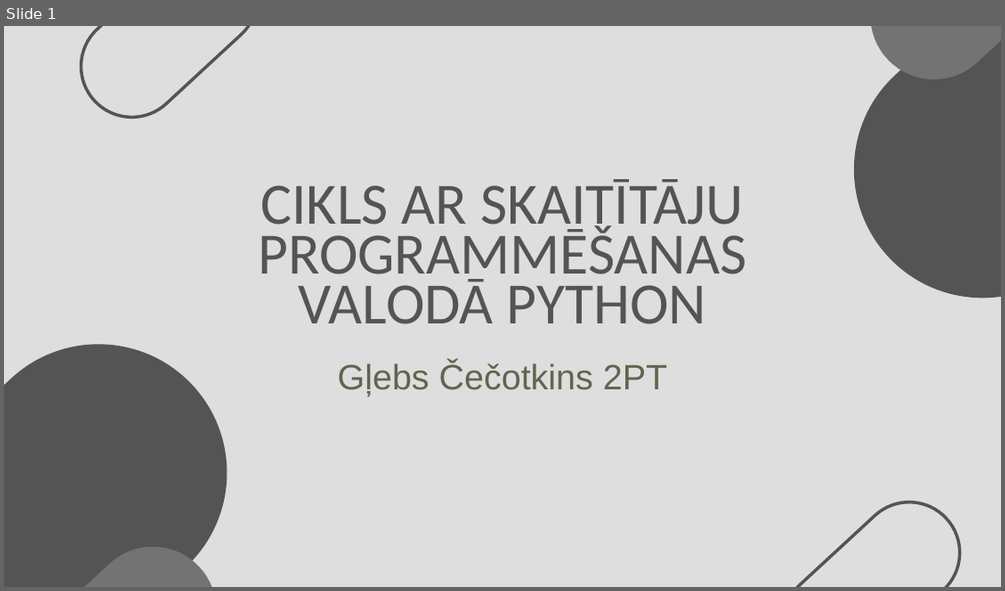
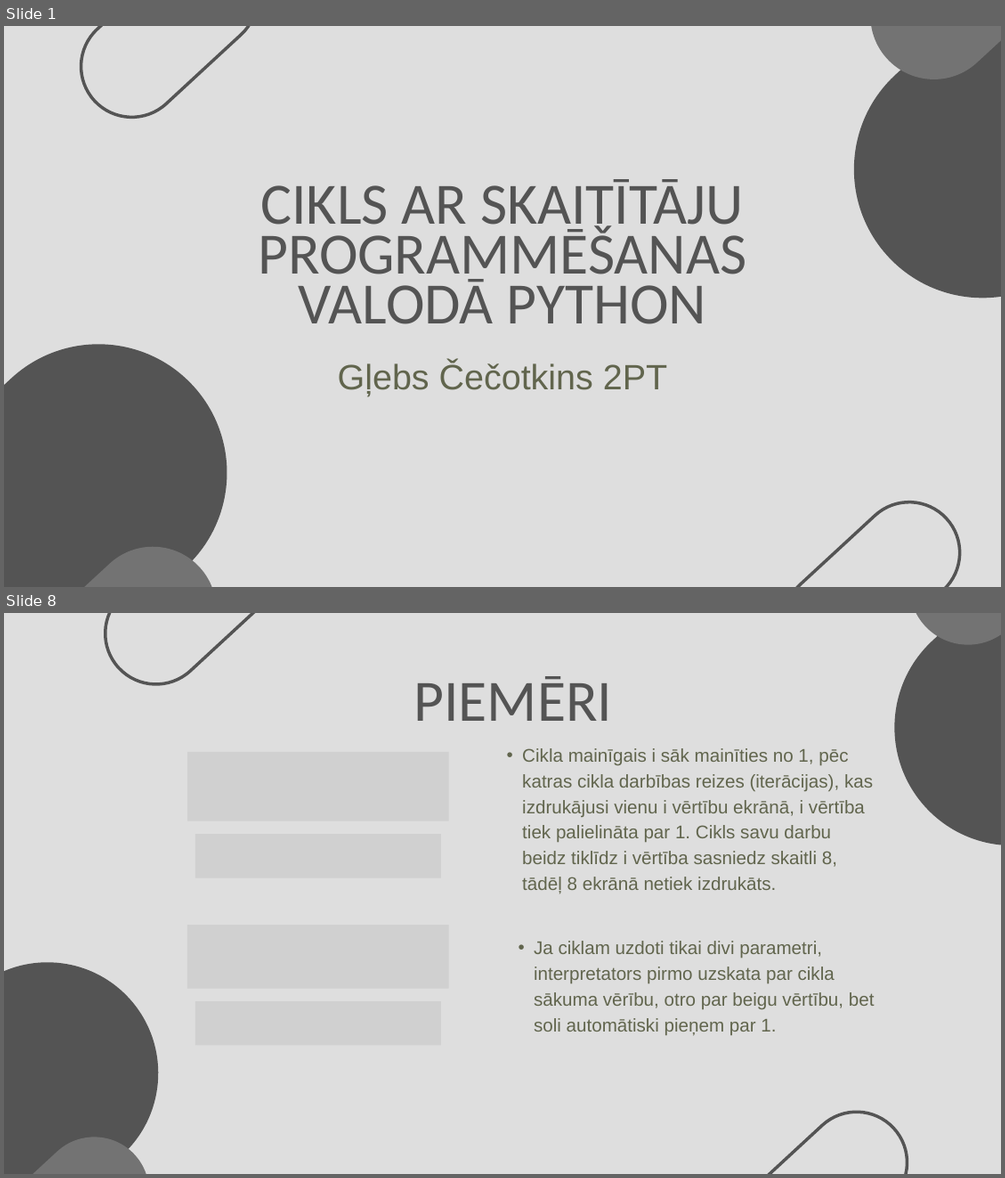
Before and after one commit to 123gleb123/Cecotkins_Eksamens2, a slide deck: Cikls ar skaitītāju programmēšanas valodā Python.pptx. Shown one above the other, each under a label of ours: slide 1 before the commit, slides 1 and 8 after it; the slides between them are not shown. The pictures are 1005x591 and 1005x1178 pixels, drawn with LibreOffice and Linux fonts; fonts in the diff are those of the drawing; grey boxes stand for pictures. Boxes give left, top, right and bottom in pixels: in the first picture for what was removed or moved away, otherwise in the second. Text is boxed around its words. In the diff, an @@ line names an element or a change of style, - is before the commit and + after.

```diff
--- a/Cikls ar skaitītāju programmēšanas valodā Python.pptx
+++ b/Cikls ar skaitītāju programmēšanas valodā Python.pptx
@@ slide 8 added at bbox=[4, 613, 1001, 1174], background #DEDEDE @@
@@ freeform shape added at bbox=[84, 613, 302, 706], outline #545454 4.5 pt @@
@@ freeform shape added at bbox=[846, 613, 1001, 894], fill #545454 @@
@@ freeform shape added at bbox=[885, 613, 1001, 669], fill #737373 @@
@@ text added at bbox=[413, 676, 612, 721], 84.5 pt, text #545454 @@
+PIEMĒRI
@@ picture added at bbox=[187, 752, 449, 821] @@
@@ text added at bbox=[522, 748, 873, 894], 26.5 pt, text #61654D @@
+  • Cikla mainīgais i sāk mainīties no 1, pēc katras cikla darbības reizes (iterācijas), kas izdrukājusi vienu i vērtību ekrānā, i vērtība tiek palielināta par 1. Cikls savu darbu beidz tiklīdz i vērtība sasniedz skaitli 8, tādēļ 8 ekrānā netiek izdrukāts.
@@ picture added at bbox=[195, 834, 441, 877] @@
@@ freeform shape added at bbox=[4, 916, 204, 1174], fill #545454 @@
@@ picture added at bbox=[187, 925, 449, 989] @@
@@ text added at bbox=[534, 941, 874, 1036], 26.5 pt, text #61654D @@
+  • Ja ciklam uzdoti tikai divi parametri, interpretators pirmo uzskata par cikla sākuma vērību, otro par beigu vērtību, bet soli automātiski pieņem par 1.
@@ picture added at bbox=[195, 1001, 441, 1046] @@
@@ freeform shape added at bbox=[711, 1091, 928, 1174], outline #545454 4.5 pt @@
@@ freeform shape added at bbox=[4, 1114, 172, 1174], fill #737373 @@
```
Also in this commit, not shown: 15 other slides added, 9 slides removed, 1 other file.
